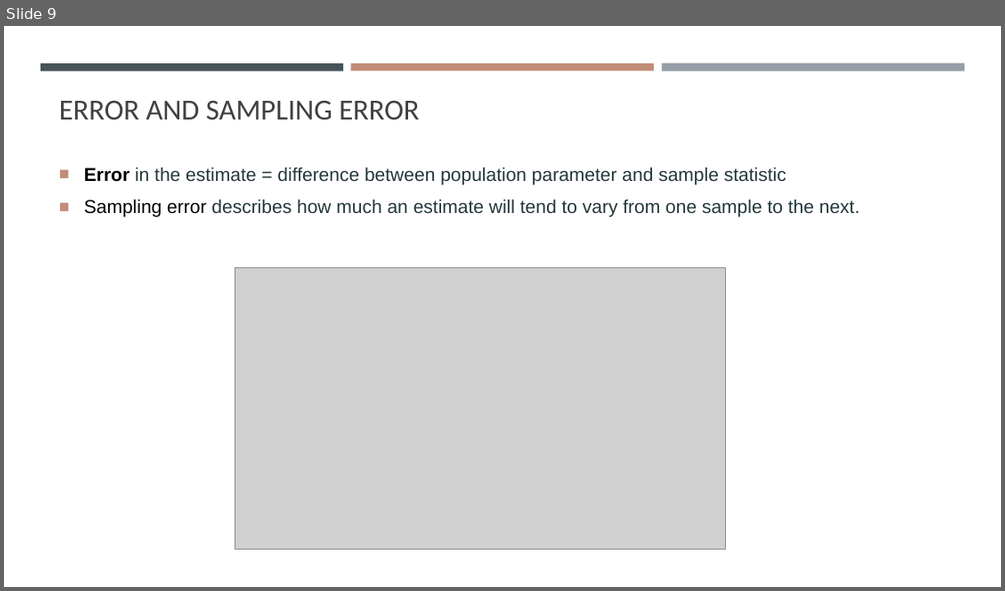
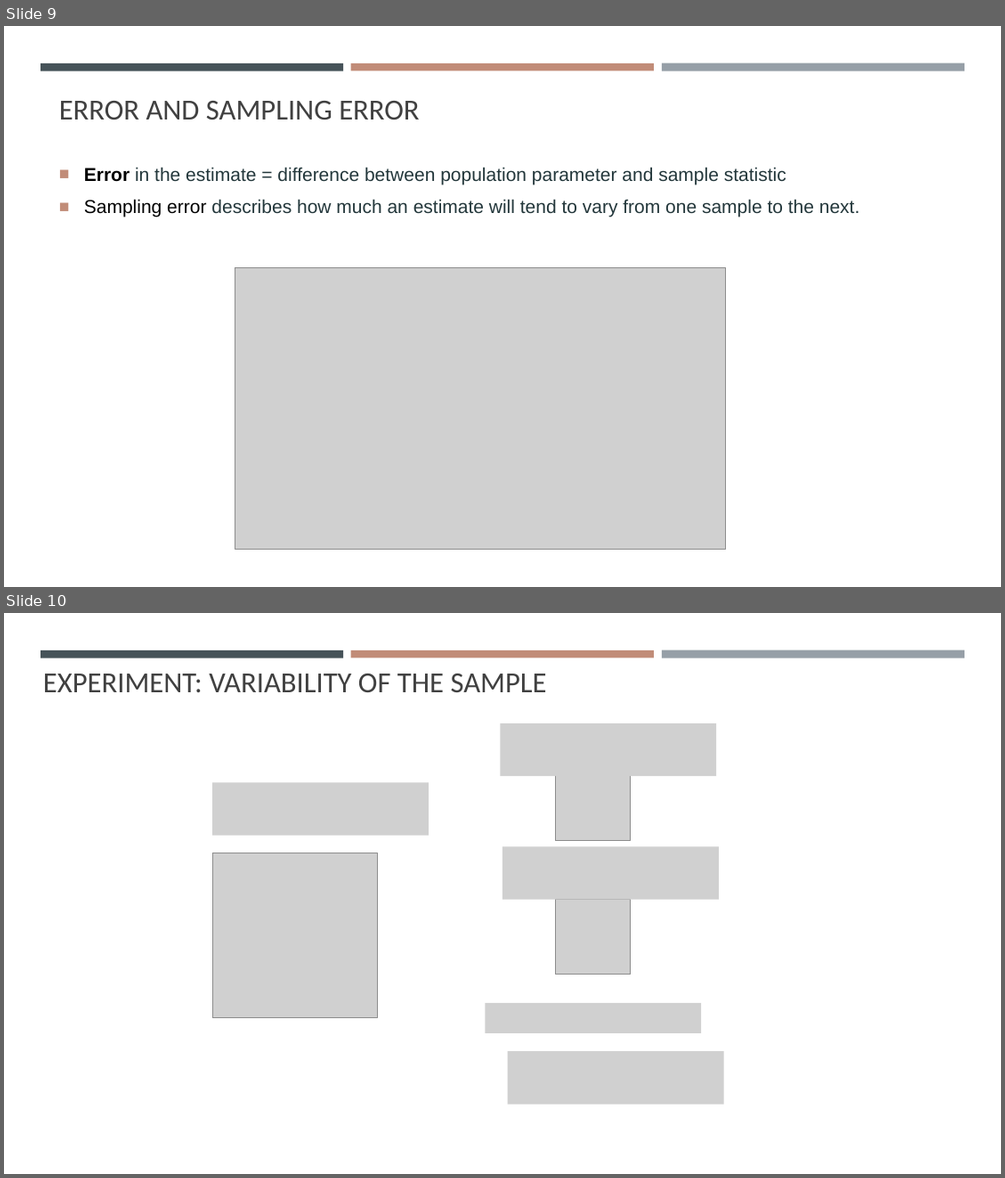
Before and after one commit to gisynw/geog-247, a slide deck: docs/Lectures/Week02/Week02_InferentialStas.pptx. Shown one above the other, each under a label of ours: slide 9 before the commit, slides 9 and 10 after it. The pictures are 1005x591 and 1005x1178 pixels, drawn with LibreOffice and Linux fonts; fonts in the diff are those of the drawing; grey boxes stand for pictures. Boxes give left, top, right and bottom in pixels: in the first picture for what was removed or moved away, otherwise in the second. Text is boxed around its words. In the diff, an @@ line names an element or a change of style, - is before the commit and + after.

```diff
--- a/docs/Lectures/Week02/Week02_InferentialStas.pptx
+++ b/docs/Lectures/Week02/Week02_InferentialStas.pptx
@@ slide 10 added at (4, 613, 1001, 1174), background #FFFFFF; not listed: 3 template elements that a slide beside it also shows @@
@@ title added at (43, 674, 547, 692), 28 pt, text #404040 @@
+EXPERIMENT: VARIABILITY OF THE SAMPLE
@@ picture added at (500, 723, 716, 776) @@
@@ picture added at (556, 765, 631, 840) @@
@@ picture added at (212, 783, 429, 835) @@
@@ picture added at (502, 846, 719, 900) @@
@@ picture added at (212, 853, 378, 1018) @@
@@ picture added at (556, 900, 631, 974) @@
@@ picture added at (485, 1003, 701, 1032) @@
@@ picture added at (507, 1051, 723, 1104) @@
```
Also in this commit, not shown: 6 slides changed, 1 other slide added, 6 other files.
